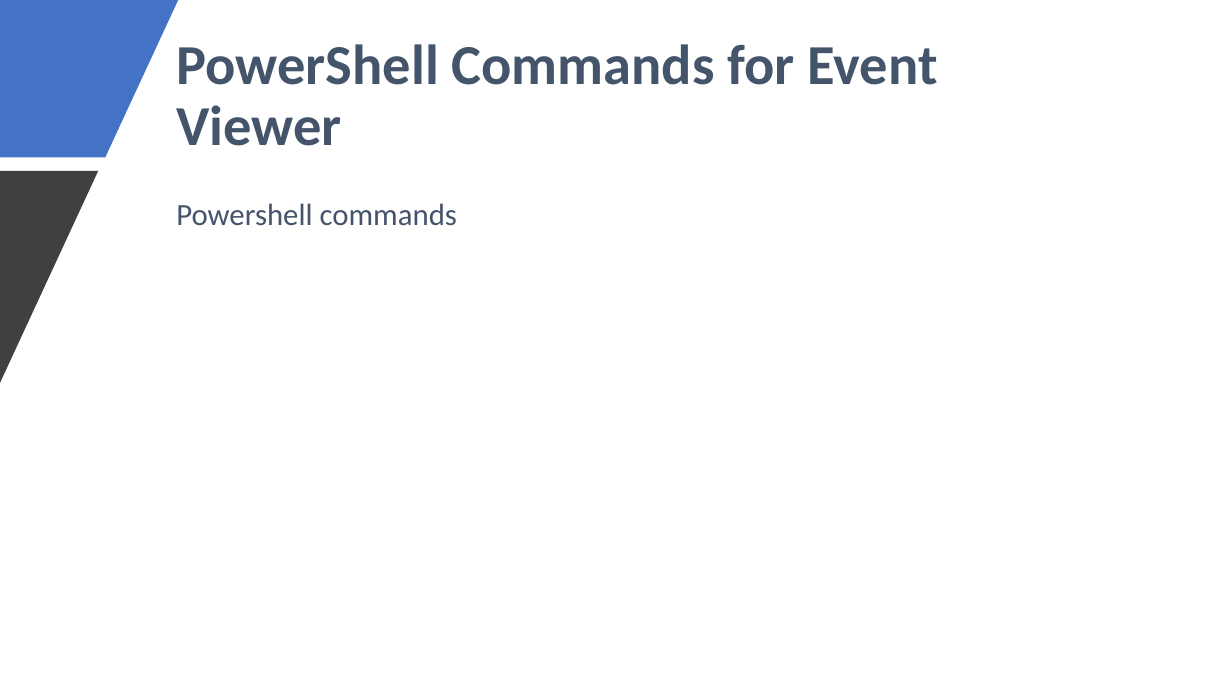
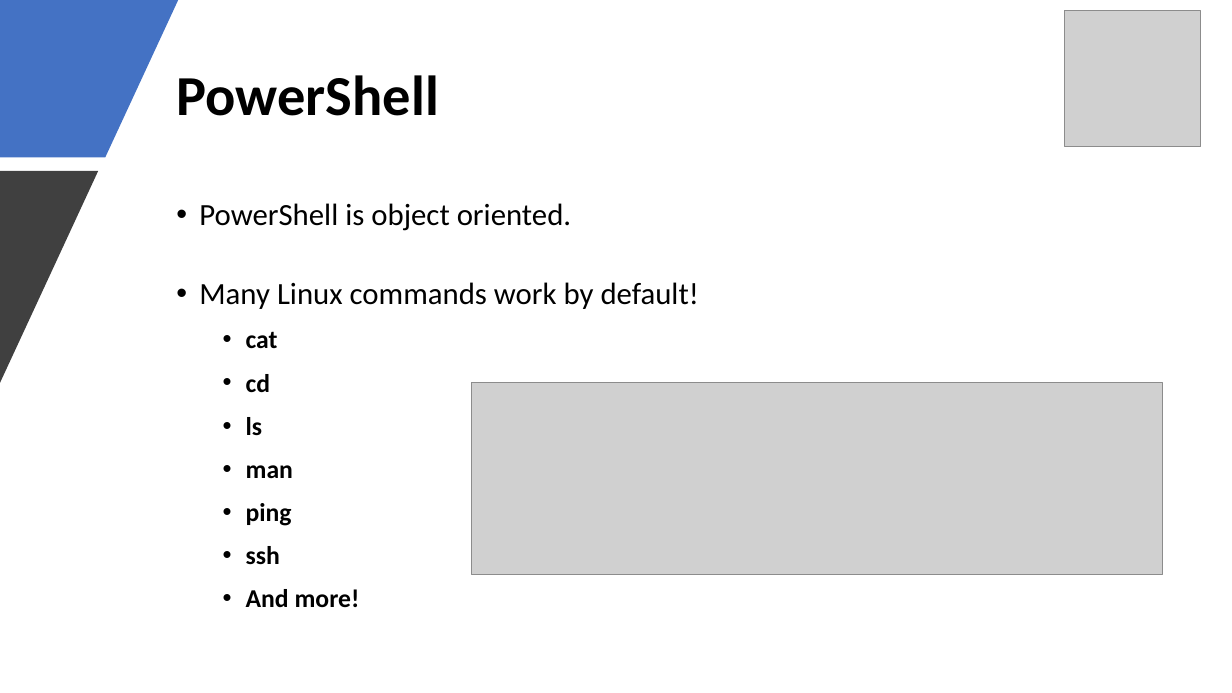
Before and after one commit to zmewshaw/cyber, a slide deck: slide 10 of presentations/Introduction to Log File Analysis.pptx (slide 8 before the commit). Drawn at 1232x693 pixels with LibreOffice and Linux fonts; fonts in the diff are those of the drawing; grey boxes stand for pictures. Boxes give left, top, right and bottom in pixels: in the first picture for what was removed or moved away, otherwise in the second. Text is boxed around its words. In the diff, an @@ line names an element or a change of style, - is before the commit and + after.

```diff
--- a/presentations/Introduction to Log File Analysis.pptx
+++ b/presentations/Introduction to Log File Analysis.pptx
@@ picture added at bbox=[1066, 11, 1202, 147] @@
@@ title at bbox=[176, 75, 439, 116]: text changed; text colour #44546A to #000000 @@
-PowerShell Commands for Event Viewer
+PowerShell
@@ text at bbox=[199, 203, 699, 607]: text changed; text colour #44546A to #000000 @@
-Powershell commands
+• PowerShell is object oriented.
+• Many Linux commands work by default!
+  • cat
+  • cd
+  • ls
+  • man
+  • ping
+  • ssh
+  • And more!
@@ picture added at bbox=[471, 383, 1163, 574] @@
```
Also in this commit, not shown: 5 other slides changed, 12 slides added, 9 slides removed, 1 other file.
